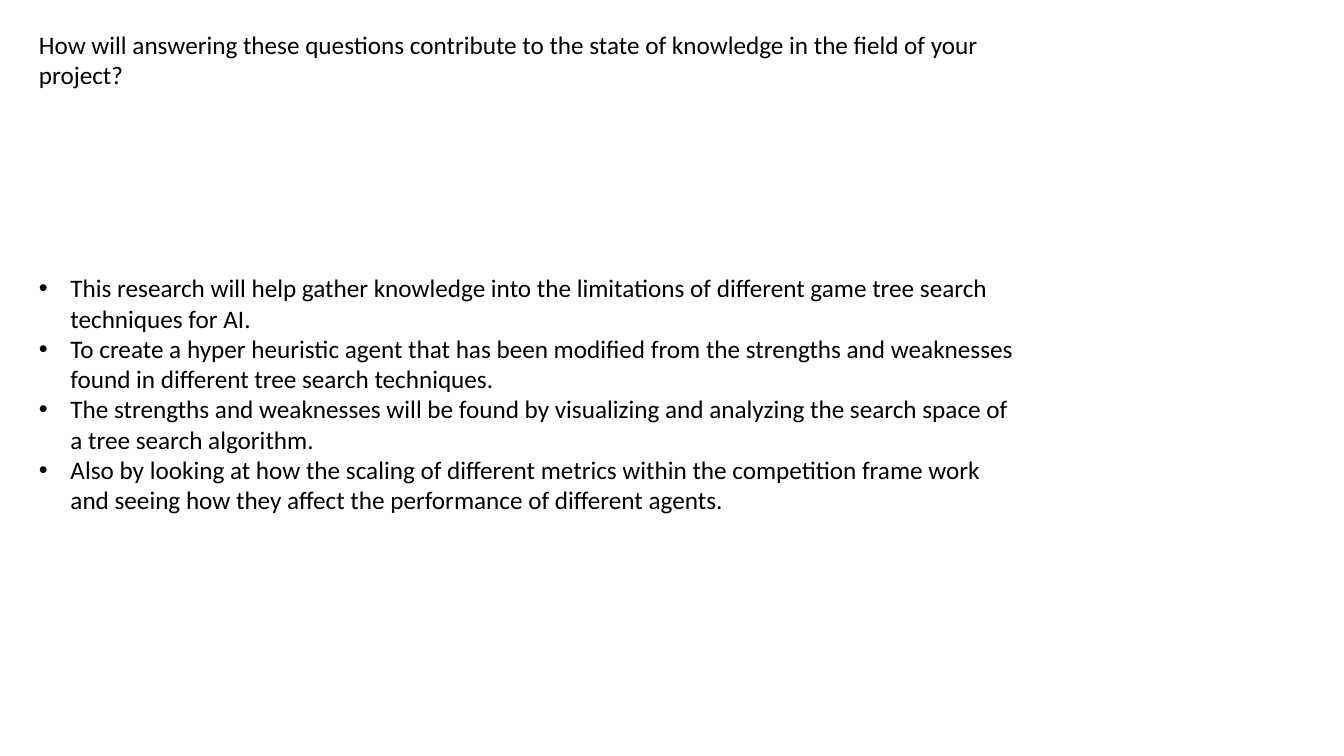
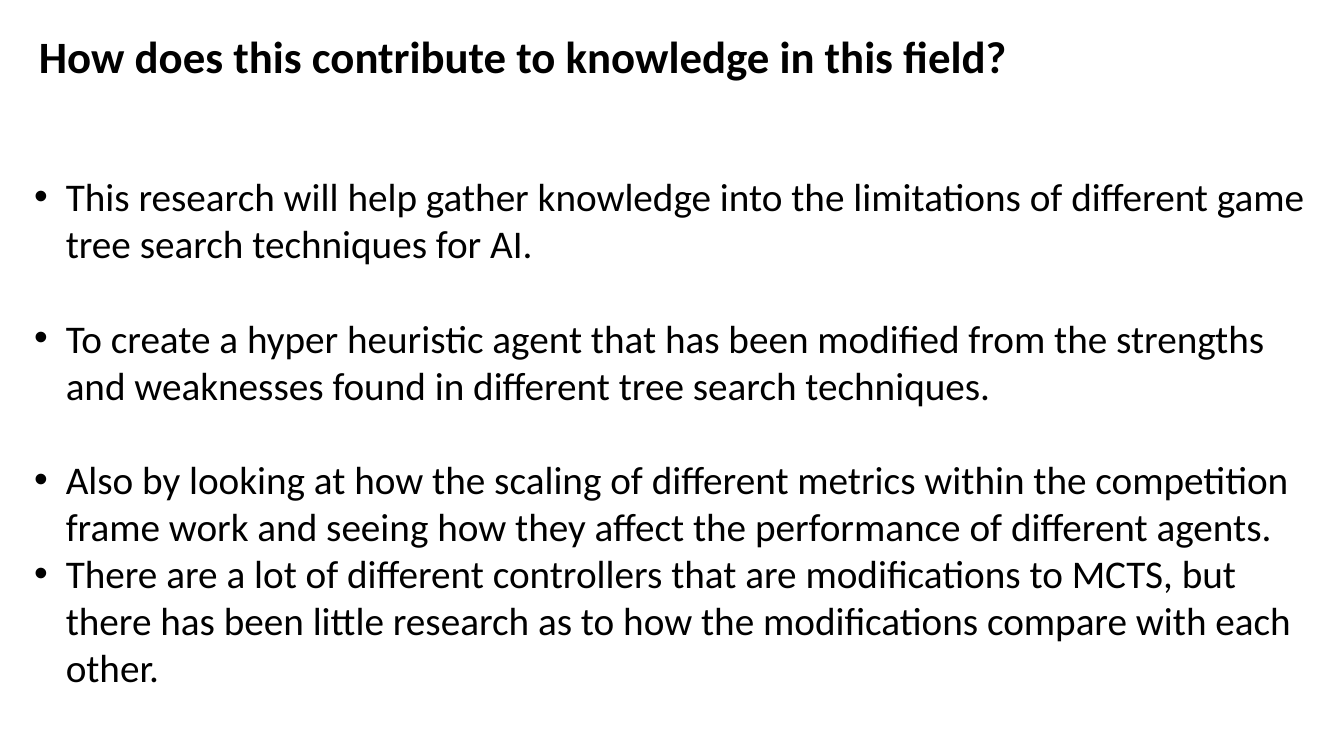
Before and after one commit to Alli1223/comp320-comp360-dissertation, a slide deck: slide 3 of Presentations/Findings Presentation/Findings.pptx (slide 2 before the commit). Drawn at 1344x756 pixels with LibreOffice and Linux fonts; fonts in the diff are those of the drawing. Boxes give left, top, right and bottom in pixels: in the first picture for what was removed or moved away, otherwise in the second. Text is boxed around its words. In the diff, an @@ line names an element or a change of style, - is before the commit and + after.

```diff
--- a/Presentations/Findings Presentation/Findings.pptx
+++ b/Presentations/Findings Presentation/Findings.pptx
@@ text at <box>39,41,1006,81</box>: text changed; size 18 to 32 pt; bold on @@
-How will answering these questions contribute to the state of knowledge in the field of your project?
+How does this contribute to knowledge in this field?
@@ text "This research will help gather ...": place and size @@
-text "This research will help gather ..." at <box>70,279,1013,514</box>
+text "This research will help gather ..." at <box>66,183,1304,683</box>
@@ text at <box>66,183,1304,548</box>: size 18 to 28 pt in "This research will help gather knowledge into ...", "To create a hyper heuristic agent that ...", "Also by looking at how the scaling ..." @@
@@ text at <box>70,400,1007,454</box>: paragraph removed @@
-• The strengths and weaknesses will be found by visualizing and analyzing the search space of a tree search algorithm.
@@ text at <box>66,560,1290,683</box>: paragraph added @@
+• There are a lot of different controllers that are modifications to MCTS, but there has been little research as to how the modifications compare with each other.
```
Also in this commit, not shown: 3 other slides changed, 6 slides added, 5 slides removed, 13 other files.
